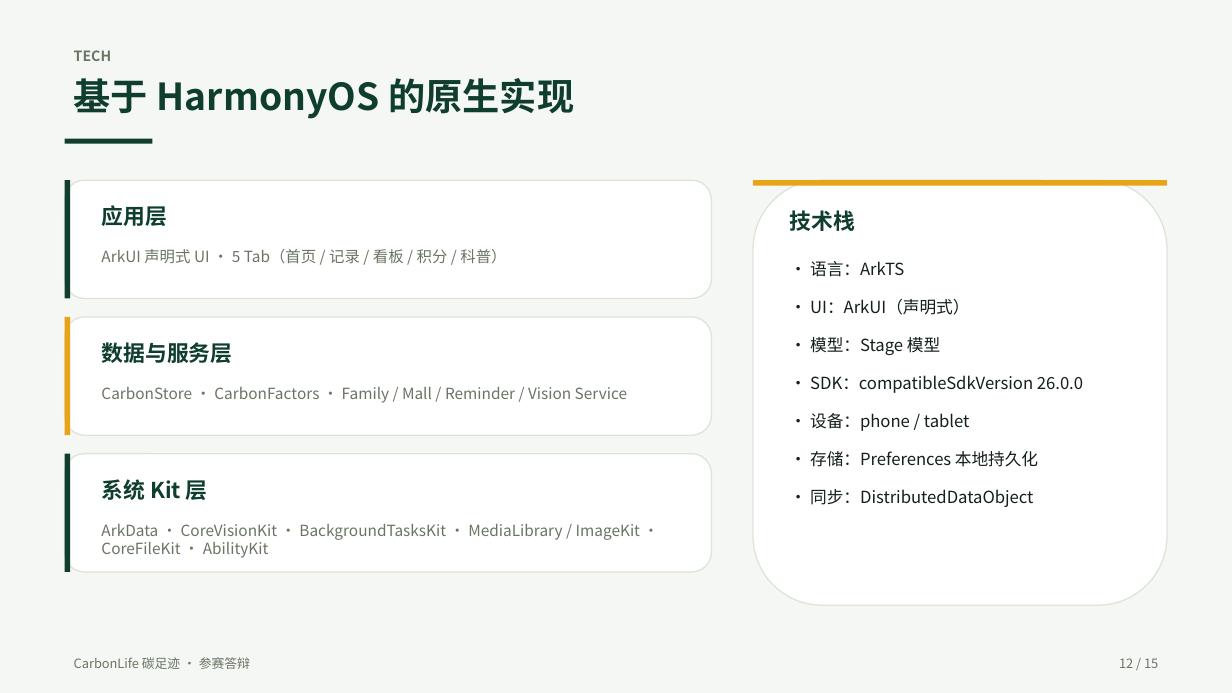
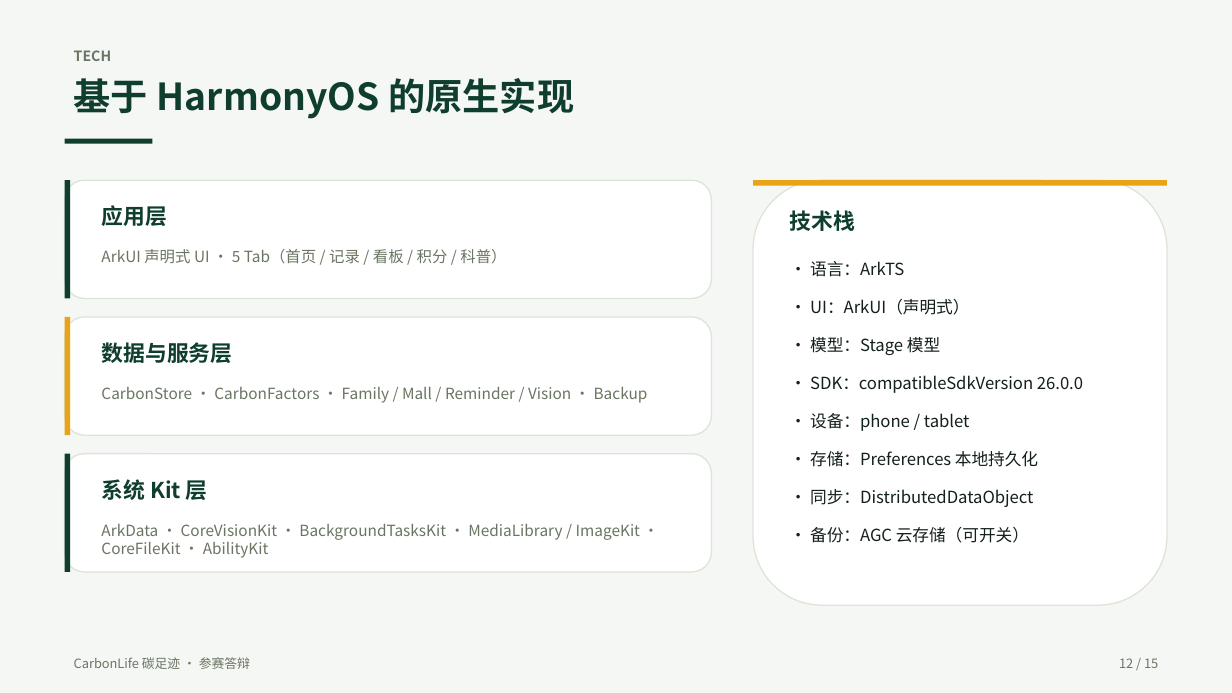
Before and after one commit to zyx-dc/CarbonLife, a slide deck: slide 12 of docs/tasks/ppt/CarbonLife-答辩PPT.pptx. Drawn at 1232x693 pixels with LibreOffice and Linux fonts; fonts in the diff are those of the drawing. Boxes give left, top, right and bottom in pixels: in the first picture for what was removed or moved away, otherwise in the second. Text is boxed around its words. In the diff, an @@ line names an element or a change of style, - is before the commit and + after.

```diff
--- a/docs/tasks/ppt/CarbonLife-答辩PPT.pptx
+++ b/docs/tasks/ppt/CarbonLife-答辩PPT.pptx
@@ text at [101, 387, 648, 403]: text changed @@
-CarbonStore · CarbonFactors · Family / Mall / Reminder / Vision Service
+CarbonStore · CarbonFactors · Family / Mall / Reminder / Vision · Backup
@@ text at [810, 527, 1029, 543]: paragraph added @@
+· 备份：AGC 云存储（可开关）
```
Also in this commit, not shown: 9 other slides changed, 14 other files.
